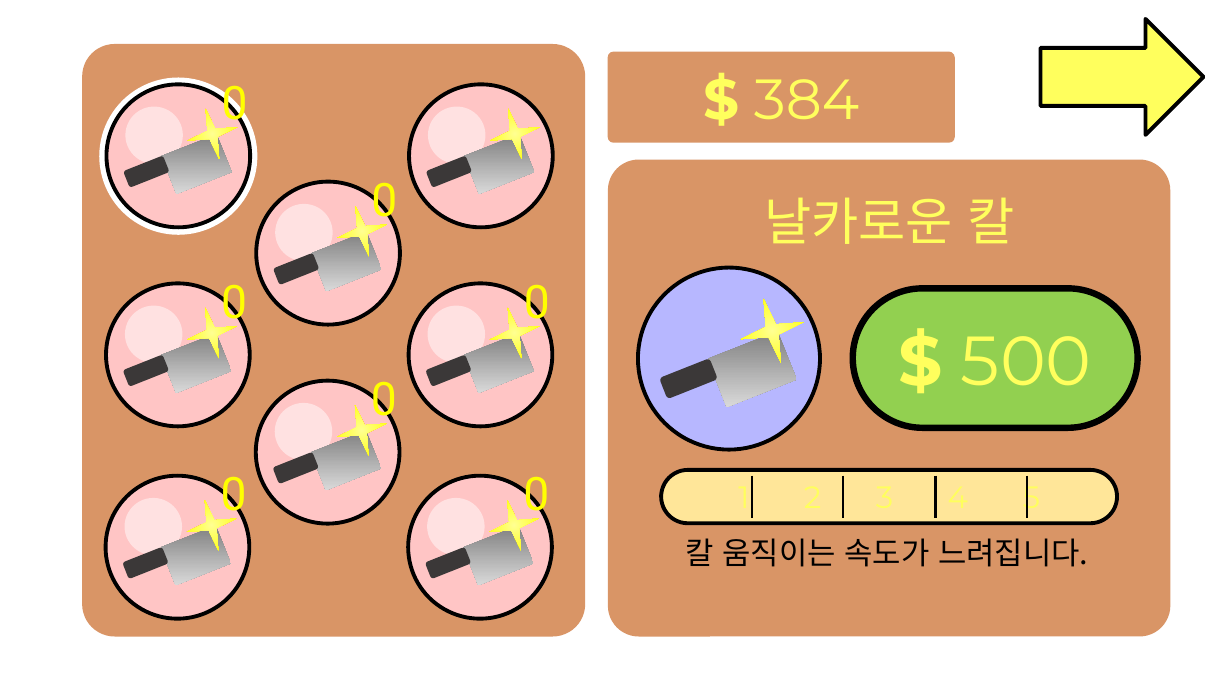
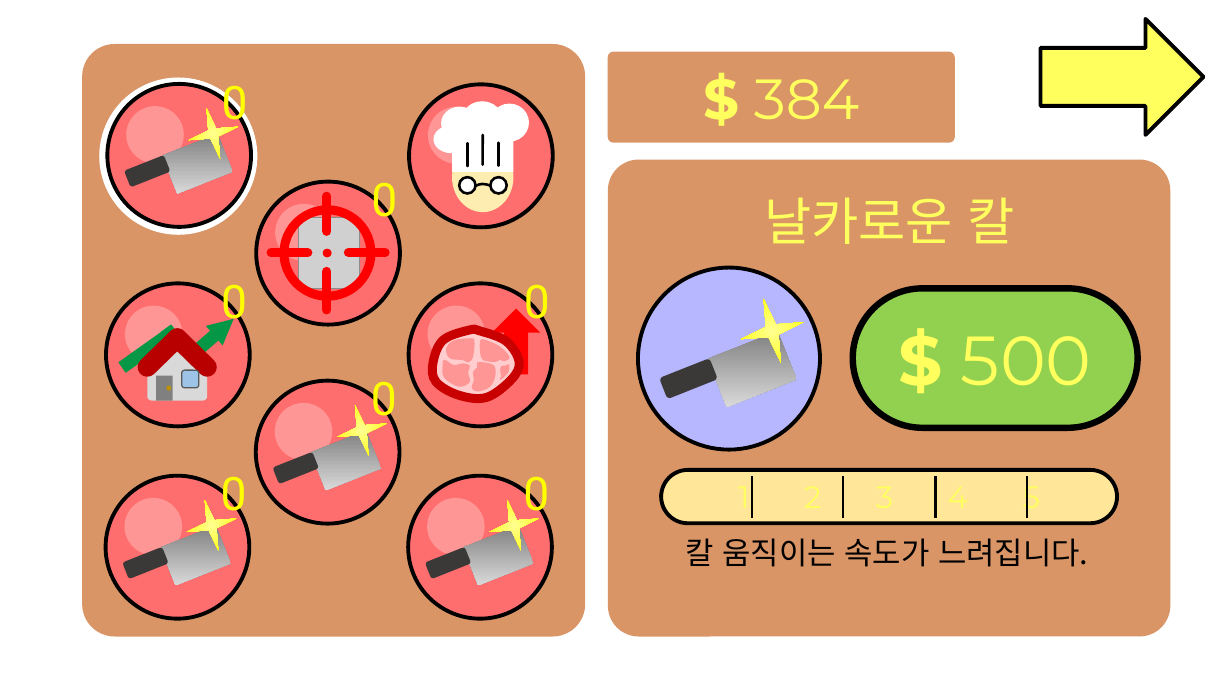
Before and after one commit to SNUGDC/CatDefense, a slide deck: slide 2 of UI Design.pptx. Drawn at 1232x693 pixels with LibreOffice and Linux fonts; fonts in the diff are those of the drawing; grey boxes stand for pictures; background and template pictures are left out. Boxes give left, top, right and bottom in pixels: in the first picture for what was removed or moved away, otherwise in the second. Text is boxed around its words. In the diff, an @@ line names an element or a change of style, - is before the commit and + after.

```diff
--- a/UI Design.pptx
+++ b/UI Design.pptx
@@ fill #FFC5C5 to #FF6E6E in 8 elements at box(409, 84, 554, 227), box(256, 182, 400, 325), box(106, 284, 250, 427), box(409, 284, 553, 427), box(256, 381, 400, 524), box(105, 476, 250, 619), box(409, 476, 553, 619), box(107, 84, 251, 227) @@
@@ fill #FFE1E1 to #FF9696 in 8 elements at box(428, 106, 485, 164), box(275, 204, 333, 262), box(125, 306, 182, 363), box(428, 306, 485, 363), box(274, 403, 332, 460), box(125, 498, 182, 555), box(427, 498, 484, 555), box(127, 106, 184, 164) @@
@@ star removed at box(484, 102, 547, 166) @@
@@ rectangle at box(452, 135, 514, 172): fill gradient #808080 to #D9D9D9 to #FFFFFF; rotation 338 to 0 degrees @@
@@ group added at box(433, 102, 529, 213): 7 ellipses, 3 lines, 1 freeform shape @@
@@ rounded rectangle removed at box(426, 155, 472, 187) @@
@@ star removed at box(331, 199, 393, 263) @@
@@ rectangle removed at box(312, 232, 382, 291) @@
@@ group added at box(271, 196, 385, 310): 4 lines, 2 ellipses, 1 picture @@
@@ rounded rectangle removed at box(273, 253, 319, 284) @@
@@ star removed at box(181, 301, 243, 364) @@
@@ star removed at box(483, 301, 546, 364) @@
@@ rectangle removed at box(161, 333, 231, 393) @@
@@ rounded rectangle removed at box(425, 354, 471, 386) @@
@@ rectangle removed at box(464, 333, 534, 393) @@
@@ rounded rectangle at box(147, 367, 207, 400): fill #3B3838 to #D9D9D9; proportions changed; rotation 338 to 0 degrees @@
@@ group added at box(128, 319, 234, 401): 4 lines, 1 arrow, 1 triangle, 1 rectangle, 1 ellipse, 1 rounded rectangle @@
@@ group added at box(433, 309, 541, 398): 6 freeform shapes, 1 down arrow @@
```
Also in this commit, not shown: 2 slides added, 17 other files.
